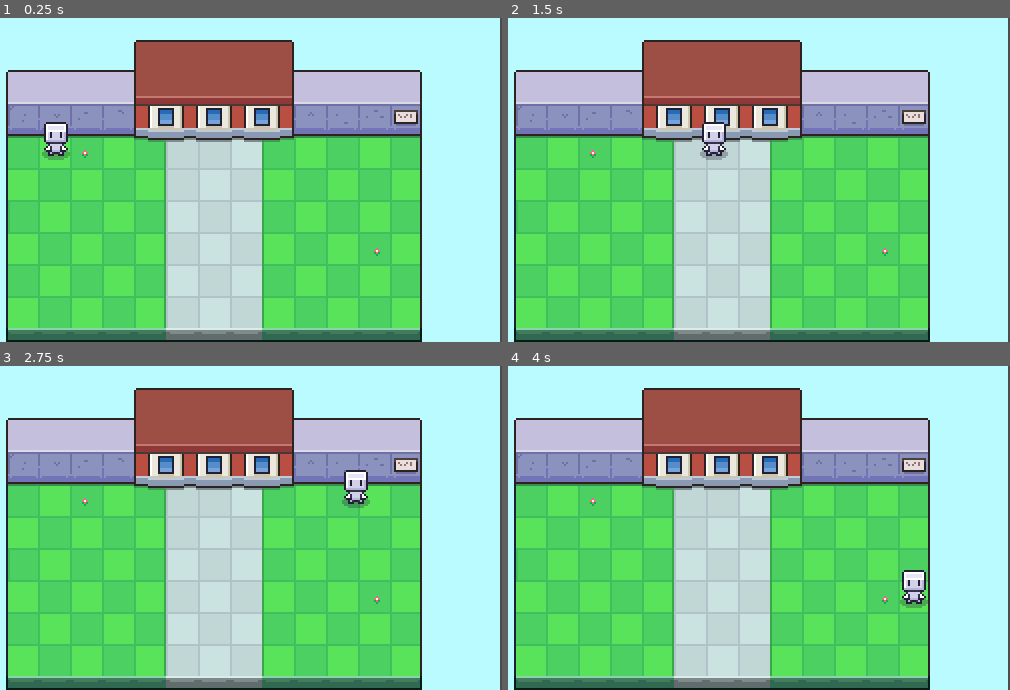
Above: before the commit, frames 1-4 (two rows, left to right).
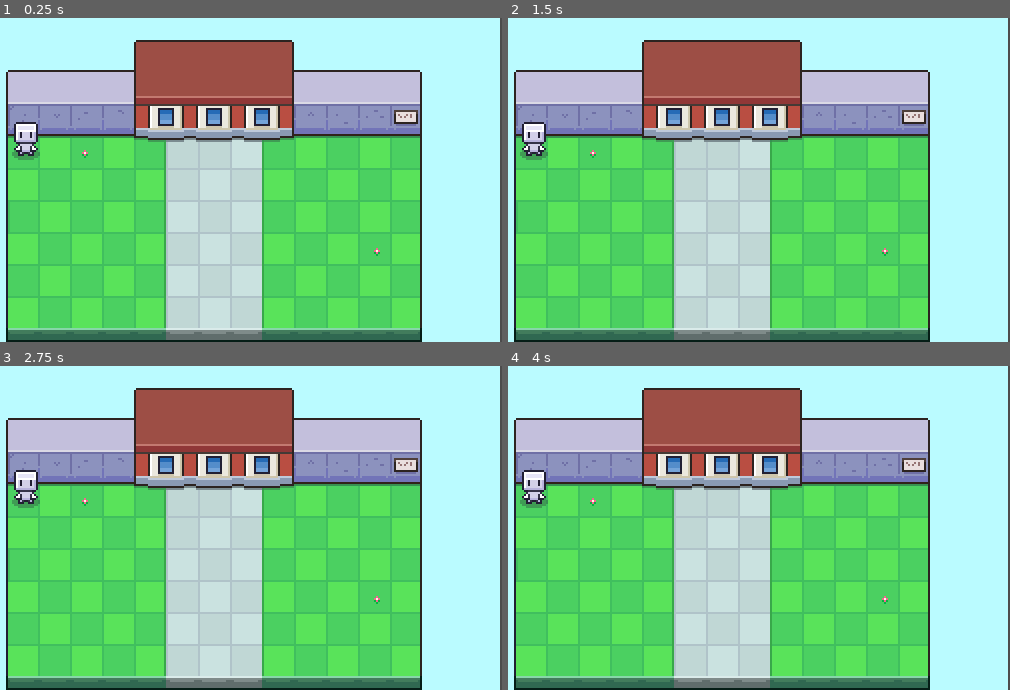
Above: after the commit, the same moments.

Repository: DustinMEastway/godot-sandbox
Game: Godot game, scene res://WorldMap.tscn
The game is run twice, just before and just after one commit, with the same random seed, the same clock (stepped at 60 frames per second) and the same inputs.
Inputs:
- Up to frame 1 (0.25 s): no input
- Up to frame 2 (1.5 s): no input
- Up to frame 3 (2.75 s): no input
- Up to frame 4 (4 s): no input

The runs differ from the first frame. In frame 1, 1.1% of the frame differs, in the area x 2-14%, y 32-44%; in frame 2, 1.0%; in frame 3, 1.1%; in frame 4, 1.1%.

Commit message:
Tutorial-03: add keyboard support for character movement

Diff:
--- a/Character.gd
+++ b/Character.gd
@@ -1,29 +1,49 @@
 extends KinematicBody2D
 
-var direction = "right"
 var speed = 60
-export (int) var x_max = 240
-export (int) var x_min = 50
-export (int) var y_max = 135
-export (int) var y_min = 55
+var diagonal_speed = speed / sqrt(2)
+
+var directions_count = 0
+var directions = {
+	"down": 0,
+	"left": 0,
+	"right": 0,
+	"up": 0
+}
 
 func _physics_process(delta):
-	# change direction if the character is going too far
-	if (position.x >= x_max and direction == "right"):
-		direction = "down"
-	elif (position.y >= y_max and direction == "down"):
-		direction = "left"
-	elif (position.x <= x_min and direction == "left"):
-		direction = "up"
-	elif (position.y <= y_min and direction == "up"):
-		direction = "right"
+	for direction in directions.keys():
+		var is_pressed = Input.is_action_pressed("ui_" + direction)
+		var was_pressed = directions[direction] > 0
 
-	# move character
-	if (direction == "down"):
-		move_and_slide(Vector2(0, speed))
-	elif (direction == "left"):
-		move_and_slide(Vector2(-speed, 0))
-	elif (direction == "right"):
-		move_and_slide(Vector2(speed, 0))
-	elif (direction == "up"):
-		move_and_slide(Vector2(0, -speed))
+		if (is_pressed and !was_pressed):
+			directions_count += 1
+			directions[direction] = directions_count
+		elif (was_pressed and !is_pressed):
+			directions[direction] = 0
+
+	var down = directions["down"]
+	var left = directions["left"]
+	var right = directions["right"]
+	var up = directions["up"]
+	var horizontal = 0
+	var vertical = 0
+
+	if (down > 0 or up > 0):
+		if (down > up):
+			vertical = 1
+		else:
+			vertical = -1
+	if (left > 0 or right > 0):
+		if (right > left):
+			horizontal = 1
+		else:
+			horizontal = -1
+
+	var character_speed = speed
+	if (horizontal != 0 and vertical != 0):
+		character_speed = diagonal_speed
+
+	move_and_slide(
+		Vector2(horizontal * character_speed, vertical * character_speed)
+	)
--- a/WorldMap.gd
+++ b/WorldMap.gd
@@ -2,7 +2,7 @@
 
 func create_character():
 	var character = load("res://Character.tscn").instance()
-	character.set_position(Vector2(character.x_min, character.y_min))
+	character.set_position(Vector2(50, 55))
 	return character
 
 func _ready():
--- a/project.godot
+++ b/project.godot
@@ -54,6 +54,37 @@
 "svg/scale": 1.0
 }
 
+[input]
+
+ui_left={
+"deadzone": 0.5,
+"events": [ Object(InputEventKey,"resource_local_to_scene":false,"resource_name":"","device":0,"alt":false,"shift":false,"control":false,"meta":false,"command":false,"pressed":false,"scancode":16777231,"unicode":0,"echo":false,"script":null)
+, Object(InputEventJoypadButton,"resource_local_to_scene":false,"resource_name":"","device":0,"button_index":14,"pressure":0.0,"pressed":false,"script":null)
+, Object(InputEventKey,"resource_local_to_scene":false,"resource_name":"","device":0,"alt":false,"shift":false,"control":false,"meta":false,"command":false,"pressed":false,"scancode":65,"unicode":0,"echo":false,"script":null)
+ ]
+}
+ui_right={
+"deadzone": 0.5,
+"events": [ Object(InputEventKey,"resource_local_to_scene":false,"resource_name":"","device":0,"alt":false,"shift":false,"control":false,"meta":false,"command":false,"pressed":false,"scancode":16777233,"unicode":0,"echo":false,"script":null)
+, Object(InputEventJoypadButton,"resource_local_to_scene":false,"resource_name":"","device":0,"button_index":15,"pressure":0.0,"pressed":false,"script":null)
+, Object(InputEventKey,"resource_local_to_scene":false,"resource_name":"","device":0,"alt":false,"shift":false,"control":false,"meta":false,"command":false,"pressed":false,"scancode":68,"unicode":0,"echo":false,"script":null)
+ ]
+}
+ui_up={
+"deadzone": 0.5,
+"events": [ Object(InputEventKey,"resource_local_to_scene":false,"resource_name":"","device":0,"alt":false,"shift":false,"control":false,"meta":false,"command":false,"pressed":false,"scancode":16777232,"unicode":0,"echo":false,"script":null)
+, Object(InputEventJoypadButton,"resource_local_to_scene":false,"resource_name":"","device":0,"button_index":12,"pressure":0.0,"pressed":false,"script":null)
+, Object(InputEventKey,"resource_local_to_scene":false,"resource_name":"","device":0,"alt":false,"shift":false,"control":false,"meta":false,"command":false,"pressed":false,"scancode":87,"unicode":0,"echo":false,"script":null)
+ ]
+}
+ui_down={
+"deadzone": 0.5,
+"events": [ Object(InputEventKey,"resource_local_to_scene":false,"resource_name":"","device":0,"alt":false,"shift":false,"control":false,"meta":false,"command":false,"pressed":false,"scancode":16777234,"unicode":0,"echo":false,"script":null)
+, Object(InputEventJoypadButton,"resource_local_to_scene":false,"resource_name":"","device":0,"button_index":13,"pressure":0.0,"pressed":false,"script":null)
+, Object(InputEventKey,"resource_local_to_scene":false,"resource_name":"","device":0,"alt":false,"shift":false,"control":false,"meta":false,"command":false,"pressed":false,"scancode":83,"unicode":0,"echo":false,"script":null)
+ ]
+}
+
 [rendering]
 
 environment/default_environment="res://default_env.tres"
